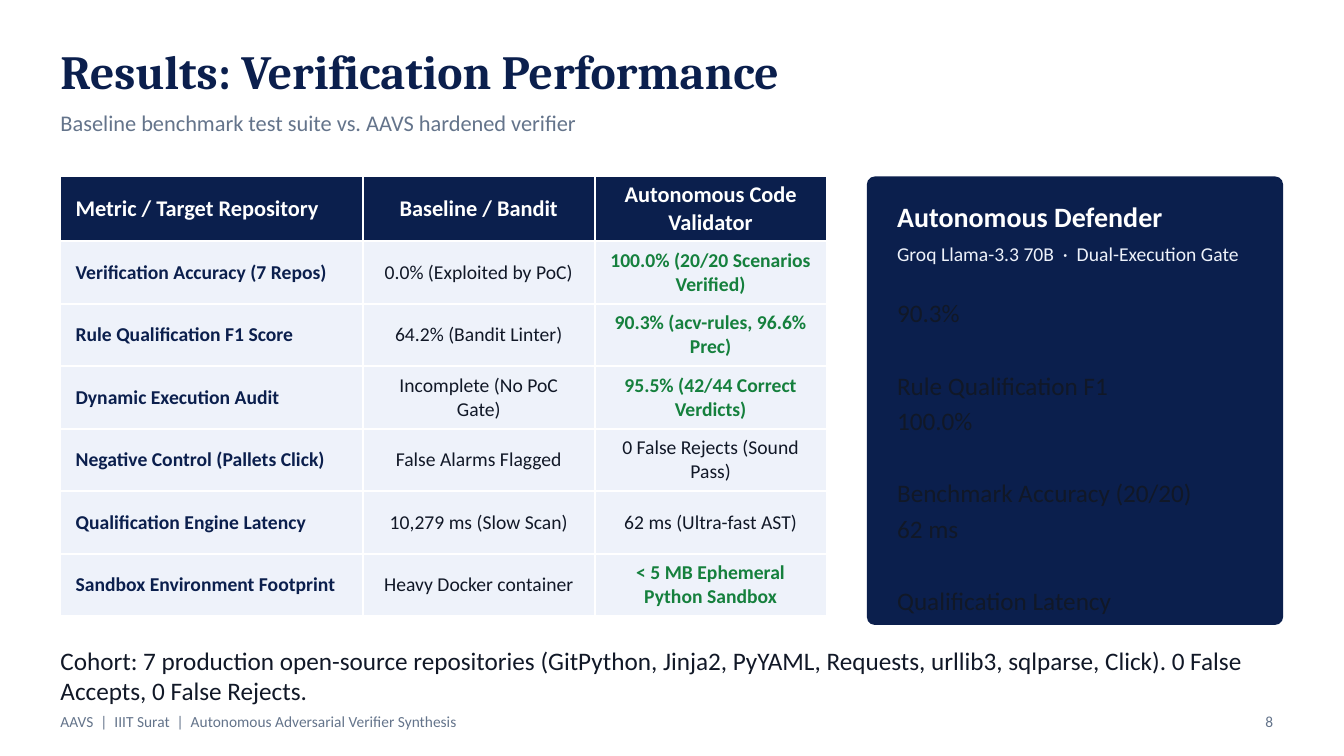
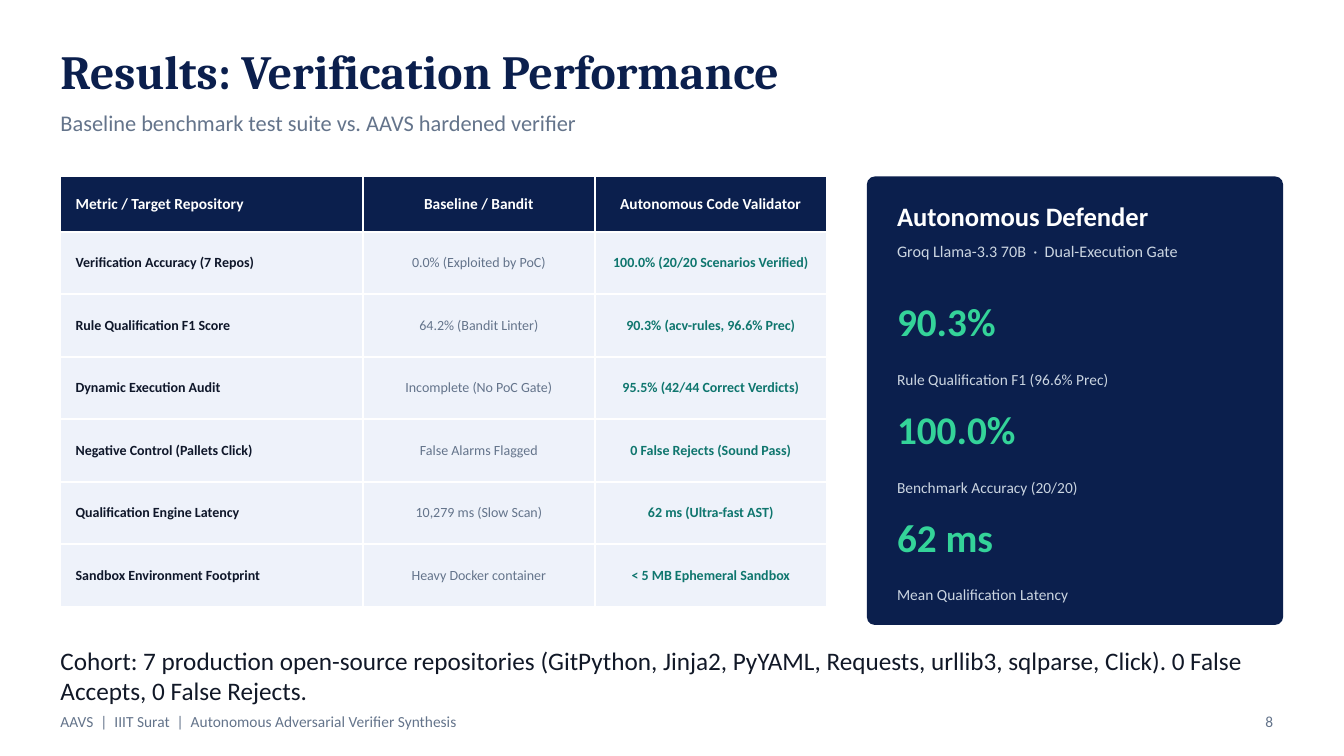
Before and after one commit to Jeevant010/Autonomous_Code_Validator, a slide deck: slide 8 of presentation/Autonomous_Code_Validator_Presentation.pptx. Drawn at 1344x756 pixels with LibreOffice and Linux fonts; fonts in the diff are those of the drawing; background and template pictures are left out. Boxes give left, top, right and bottom in pixels: in the first picture for what was removed or moved away, otherwise in the second. Text is boxed around its words. In the diff, an @@ line names an element or a change of style, - is before the commit and + after.

```diff
--- a/presentation/Autonomous_Code_Validator_Presentation.pptx
+++ b/presentation/Autonomous_Code_Validator_Presentation.pptx
@@ table at box(60, 176, 827, 587) @@
-row 7, column 3: < 5 MB Ephemeral Python Sandbox
+row 7, column 3: < 5 MB Ephemeral Sandbox
@@ size 16 to 11 pt in "Metric / Target Repository", "Baseline / Bandit", "Autonomous Code Validator" @@
@@ size 14 to 10 pt in "Verification Accuracy (7 Repos)", "0.0% (Exploited by PoC)", "100.0% (20/20 Scenarios Verified)", "Rule Qualification F1 Score" and 13 more places @@
@@ text colour #0B1F4D to #0F172A in "Verification Accuracy (7 Repos)", "Rule Qualification F1 Score", "Dynamic Execution Audit", "Negative Control (Pallets Click)" and 2 more places @@
@@ text colour #111827 to #64748B in "0.0% (Exploited by PoC)", "64.2% (Bandit Linter)", "Incomplete (No PoC Gate)", "False Alarms Flagged" and 2 more places @@
@@ text colour #15803D to #0F766E in "100.0% (20/20 Scenarios Verified)", "90.3% (acv-rules, 96.6% Prec)", "95.5% (42/44 Correct Verdicts)" @@
@@ text colour #111827 to #0F766E, bold on in "0 False Rejects (Sound Pass)", "62 ms (Ultra-fast AST)" @@
@@ text "Autonomous Defender" at box(897, 207, 1148, 227): size 20 to 19 pt @@
@@ text "Groq Llama-3.3 70B · Dual-Execution ..." at box(897, 246, 1178, 260): size 14 to 11.5 pt, text colour #EEF2FA to #CBD5E1 @@
@@ text at box(897, 374, 1108, 387): text changed; size 18 to 11 pt; text colour #111827 to #CBD5E1 @@
-Rule Qualification F1
+Rule Qualification F1 (96.6% Prec)
@@ text "Benchmark Accuracy (20/20)" at box(897, 482, 1078, 496): size 18 to 11 pt, text colour #111827 to #CBD5E1 @@
@@ size 18 to 28 pt, text colour #111827 to #34D399, bold on in 3 elements at box(897, 309, 996, 337), box(897, 417, 1015, 445), box(897, 525, 993, 553) @@
@@ text at box(897, 589, 1068, 603): text changed; size 18 to 11 pt; text colour #111827 to #CBD5E1 @@
-Qualification Latency
+Mean Qualification Latency
```
Also in this commit, not shown: 2 other slides changed, 2 other files.
